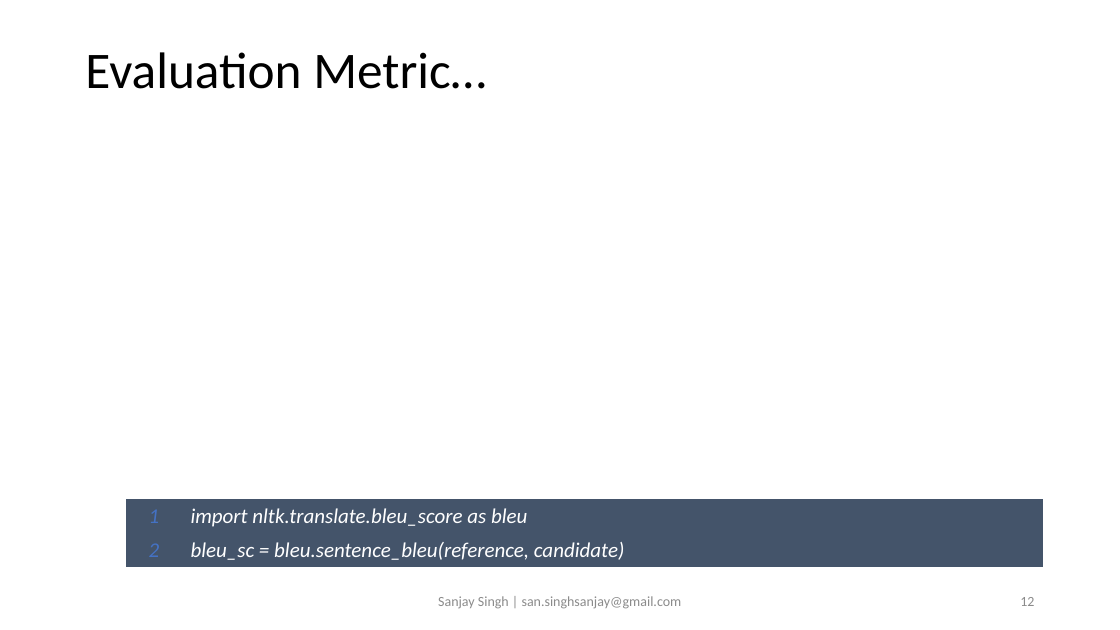
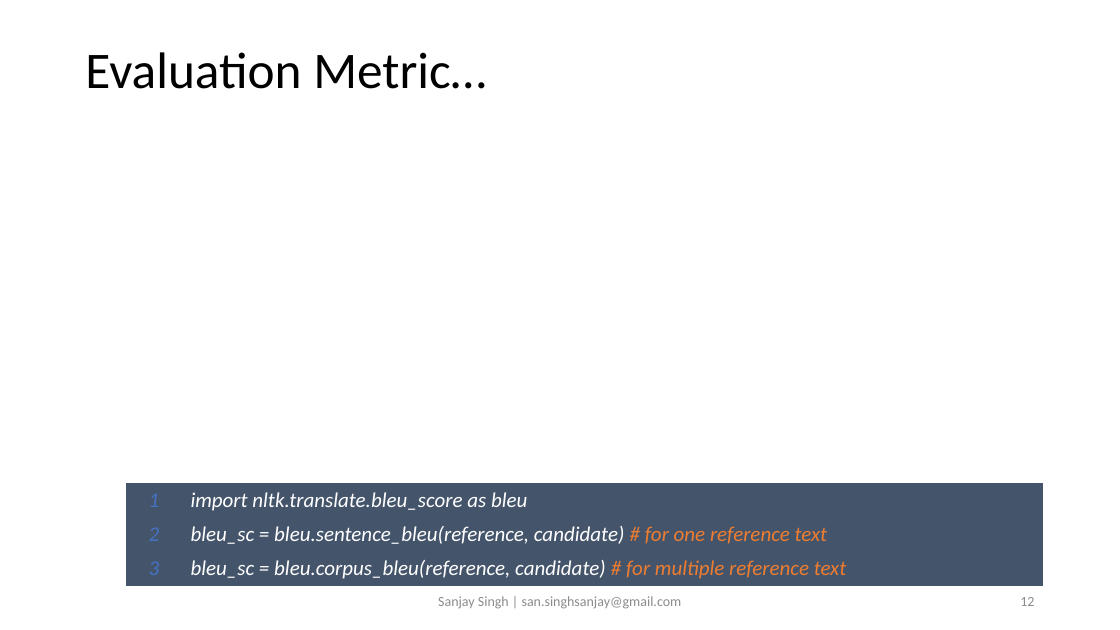
Before and after one commit to sansinghsanjay/Flickr8k_ImageCaptioning, a slide deck: slide 12 of readme.pptx. Drawn at 1120x630 pixels with LibreOffice and Linux fonts; fonts in the diff are those of the drawing; grey boxes stand for pictures. Boxes give left, top, right and bottom in pixels: in the first picture for what was removed or moved away, otherwise in the second. Text is boxed around its words. In the diff, an @@ line names an element or a change of style, - is before the commit and + after.

```diff
--- a/readme.pptx
+++ b/readme.pptx
@@ table at [126, 484, 1044, 586] @@
-row 2: 2 | bleu_sc = bleu.sentence_bleu(reference, candidate)
+row 2: 2 | bleu_sc = bleu.sentence_bleu(reference, candidate) # for one reference text
+row 3: 3 | bleu_sc = bleu.corpus_bleu(reference, candidate) # for multiple reference text
@@ table: place and size @@
-table at [126, 499, 1044, 567]
+table at [126, 484, 1044, 586]
```
Also in this commit, not shown: 2 other slides changed, 6 slides added, 1 other file.
